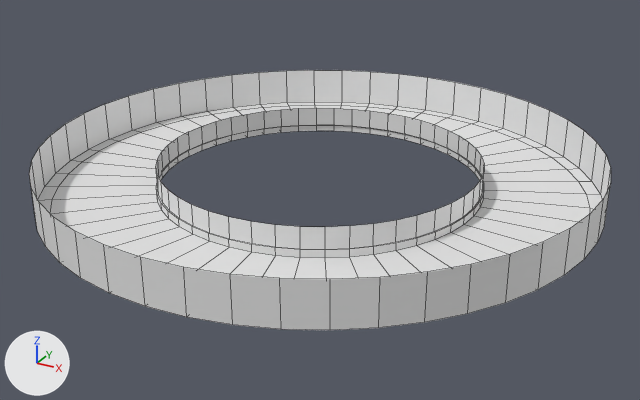
Before and after pictures for a commit that changed the Blender file ICS62 Project/Assets/Scenes/PickUP/map1.blend.
Camera for both pictures: a camera (50 mm lens) standing at (19.0, -34.6, 16.4) and looking at (0.4, -0.6, -0.6). The lights are fixed; the arrows at lower left show +X, +Y and +Z. Mesh edges are drawn as thin lines.

The first picture shows 'BezierCircle.001'.
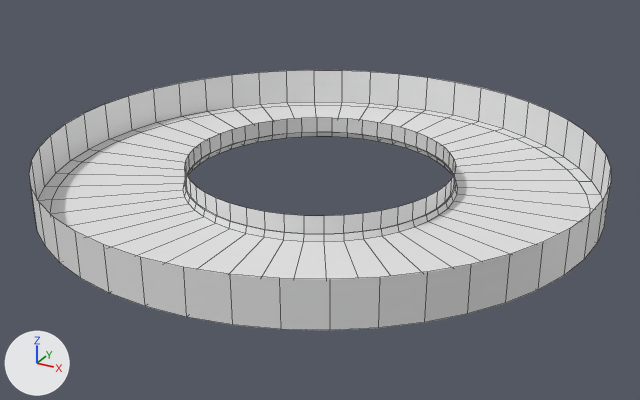
The newer file is also rescaled (x1.802), turned or shifted as a whole; pictures and numbers use the older file's frame.

Edits to the bpy script that builds the scene:
```text
Change me_mesh_001:
    where me_mesh_001.from_pydata(...)  # 336 vertices, 288 faces; spans x -1.3..1.3, y -1.3..1.3, z 0.0..0.2
    used by ob_beziercircle_001; location = (0.03, 0.0, 0.0); scale = (10.1, 10.1, 10.1)
    me_mesh_001 part 1: all 192 vertices in x -0.77..0.77, y -0.77..0.77, z 0.0..0.13 are scaled about their middle by 0.832
```

Changed parts and their boxes (x1, y1, x2, y2) in the pictures (640 x 400 px; the box of a moved part takes in the faces that stretch with it):
part 1 of me_mesh_001, moved or reshaped: (51, 105, 590, 279) in both
